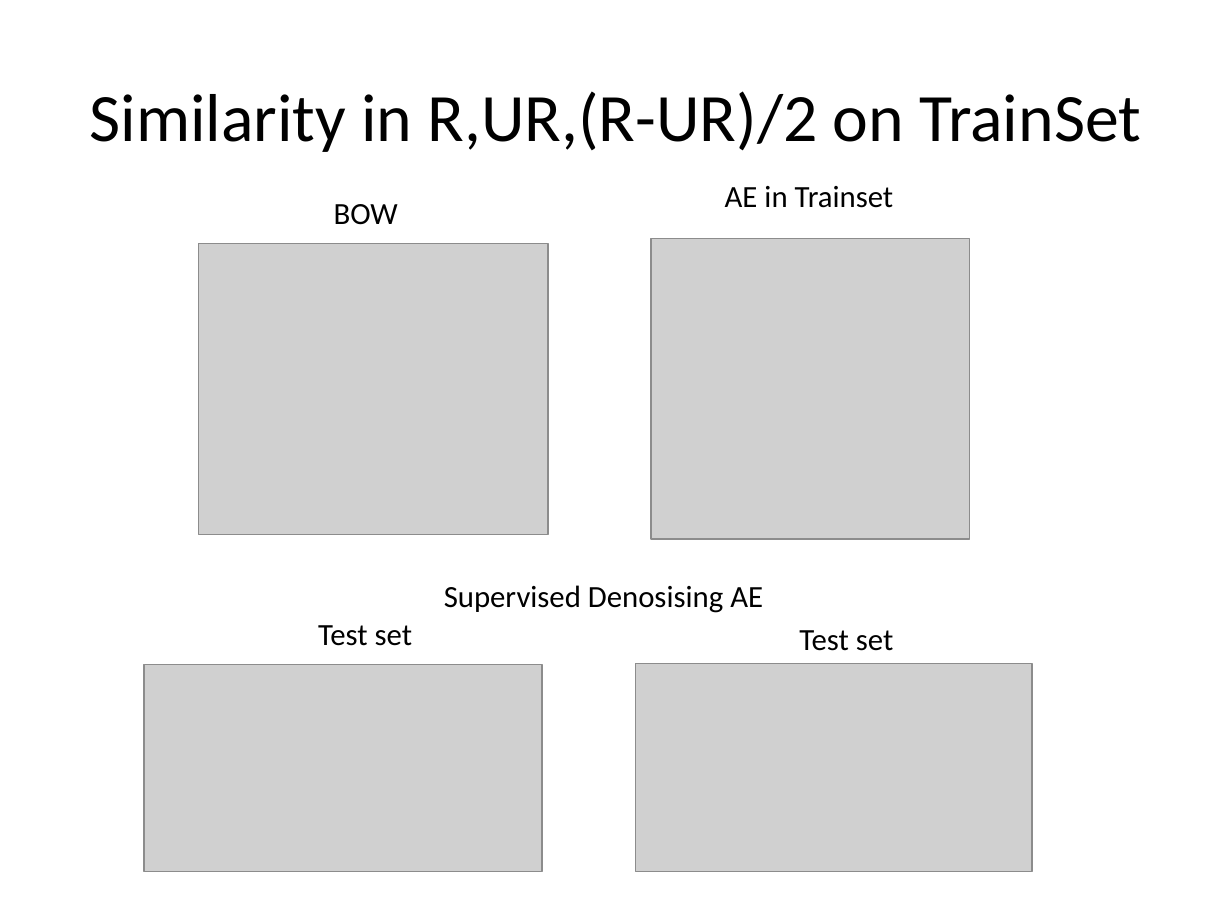
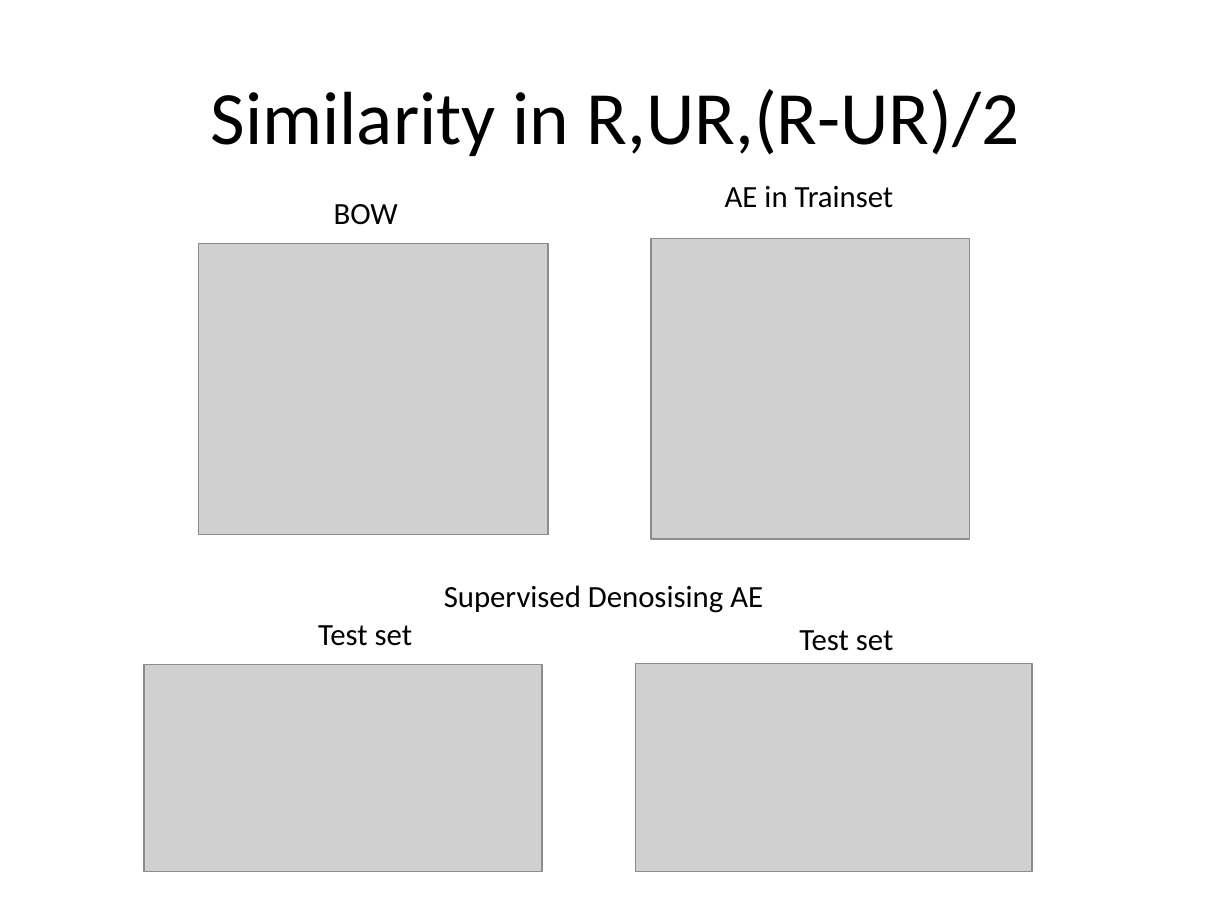
Before and after one commit to Yougigun/ArticleEmbedding, a slide deck: slide 26 of Slide/SDAE.pptx. Drawn at 1232x924 pixels with LibreOffice and Linux fonts; fonts in the diff are those of the drawing; grey boxes stand for pictures. Boxes give left, top, right and bottom in pixels: in the first picture for what was removed or moved away, otherwise in the second. Text is boxed around its words. In the diff, an @@ line names an element or a change of style, - is before the commit and + after.

```diff
--- a/Slide/SDAE.pptx
+++ b/Slide/SDAE.pptx
@@ title at bbox=[211, 89, 1020, 156]: text changed; size 39.6 to 44 pt @@
-Similarity in R,UR,(R-UR)/2 on TrainSet
+Similarity in R,UR,(R-UR)/2
```
Also in this commit, not shown: 4 slides added, 14 other files.
